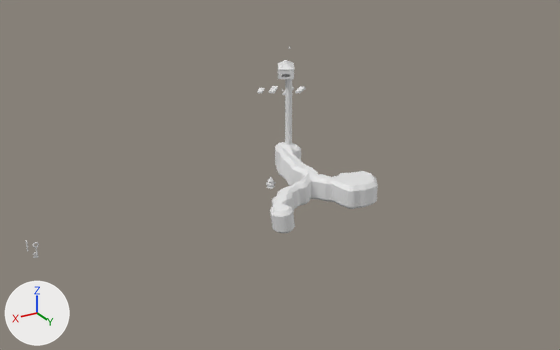
The Blender file Documentation/environment.blend: old version first, new version second.
Rendered twice from a 50 mm camera at (281.0, 483.0, 247.0) aimed at (7.0, 27.0, 19.0). Every picture has the same lights, and +X, +Y and +Z are marked at lower left.

Objects in the first picture: 'Cave'.
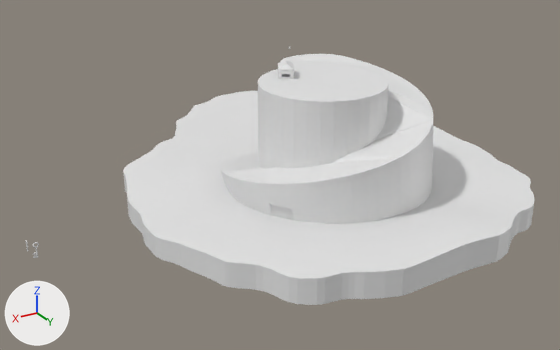
The change, as a diff of the scene's bpy script:
```diff
--- a/Documentation/environment.blend.py
+++ b/Documentation/environment.blend.py
@@ ob_ground @@
 _m = ob_ground.modifiers.new('Boolean', 'BOOLEAN')
 _m.object = ob_plane
-ob_ground.hide_set(True)
@@ ob_spiral @@
 ob_spiral.scale = (7.5, 7.5, 5.83)
-ob_spiral.hide_set(True)
@@ ob_cave @@
 ob_cave.rotation_euler = (0.0, 0.0, 0.111)  # degrees (0, 0, 6.4)
+_m = ob_cave.modifiers.new('Boolean', 'BOOLEAN')
+_m.object = ob_cube
@@ ob_cube @@
+ob_cube = bpy.data.objects.new('Cube', me_cube_003.copy())  # the mesh of ob_door
+ob_cube.location = (48.31, 94.58, 24.96)
+ob_cube.rotation_euler = (0.0, 0.0, 0.657)  # degrees (0, 0, 38)
+ob_cube.scale = (4.51, 8.15, 4.85)
+ob_cube.hide_set(True)
```

Where the change shows, as pixel boxes [x1, y1, x2, y2] in the pictures (560 x 350 px):
'Ground', shown
    after: [123, 91, 535, 305]
'Spiral', shown
    after: [220, 54, 433, 224]
